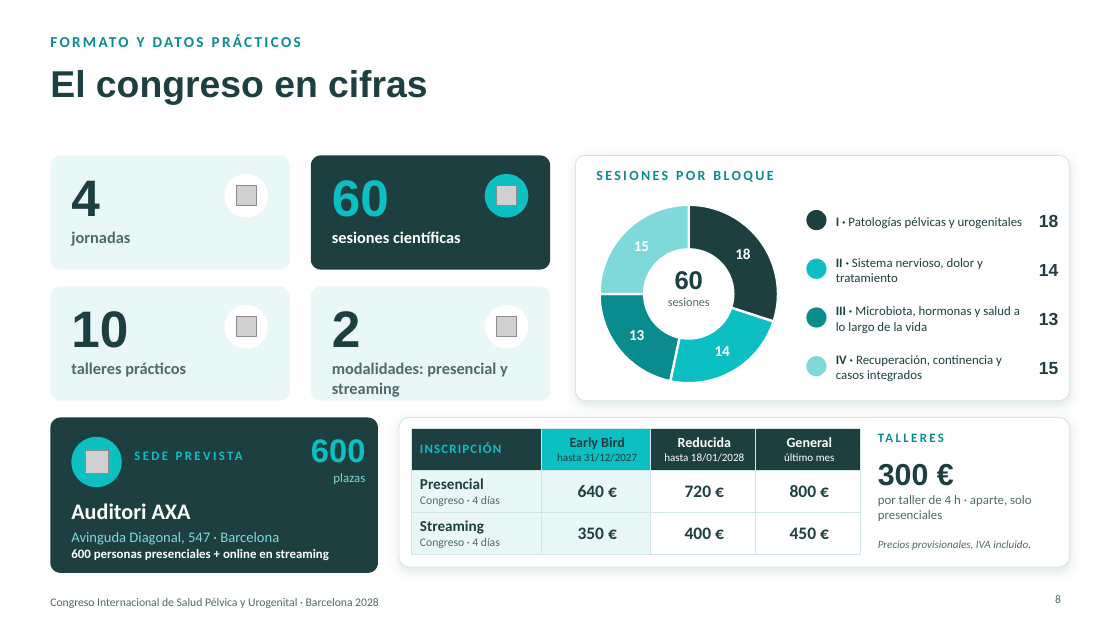
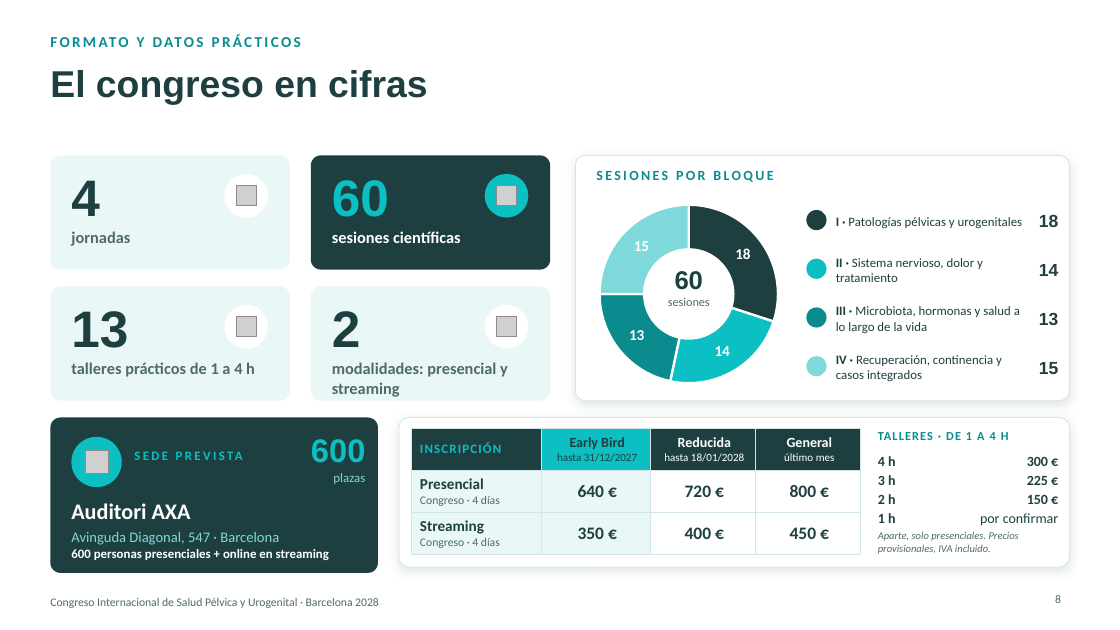
Before and after one commit to walam-bcn/formacion-olivier-bazin, a slide deck: slide 8 of Presentacion_ACU_Congreso_Barcelona_2028.pptx. Drawn at 1120x630 pixels with LibreOffice and Linux fonts; fonts in the diff are those of the drawing; grey boxes stand for pictures; background and template pictures are left out. Boxes give left, top, right and bottom in pixels: in the first picture for what was removed or moved away, otherwise in the second. Text is boxed around its words. In the diff, an @@ line names an element or a change of style, - is before the commit and + after.

```diff
--- a/Presentacion_ACU_Congreso_Barcelona_2028.pptx
+++ b/Presentacion_ACU_Congreso_Barcelona_2028.pptx
@@ text at (71, 311, 128, 348): text changed @@
-10
+13
@@ text at (71, 362, 255, 377): text changed @@
-talleres prácticos
+talleres prácticos de 1 a 4 h
@@ text at (878, 432, 1009, 440): text changed; size 11 to 10.5 pt @@
-TALLERES
+TALLERES · DE 1 A 4 H
@@ text at (878, 456, 895, 466): text changed; size 11 to 12 pt; text colour #4E6A6B to #1D3F40; bold on @@
-300 €
-por taller de 4 h · aparte, solo presenciales
+4 h
@@ text "4 h" at (878, 456, 895, 466): vertical alignment top to middle @@
@@ text added at (878, 475, 895, 485), 12 pt, text #1D3F40, bold @@
+3 h
@@ text added at (1027, 457, 1048, 466), 12 pt, text #1D3F40, bold @@
+300 €
@@ text added at (1027, 476, 1048, 485), 12 pt, text #1D3F40, bold @@
+225 €
@@ text added at (878, 494, 895, 504), 12 pt, text #1D3F40, bold @@
+2 h
@@ text added at (1027, 495, 1048, 504), 12 pt, text #1D3F40, bold @@
+150 €
@@ text at (878, 531, 1019, 554): text changed; size 9.5 to 9 pt @@
-Precios provisionales, IVA incluido.
+Aparte, solo presenciales. Precios provisionales, IVA incluido.
@@ text added at (878, 513, 895, 523), 12 pt, text #1D3F40, bold @@
+1 h
@@ text added at (980, 513, 1058, 526), 12 pt, text #1D3F40 @@
+por confirmar
```
